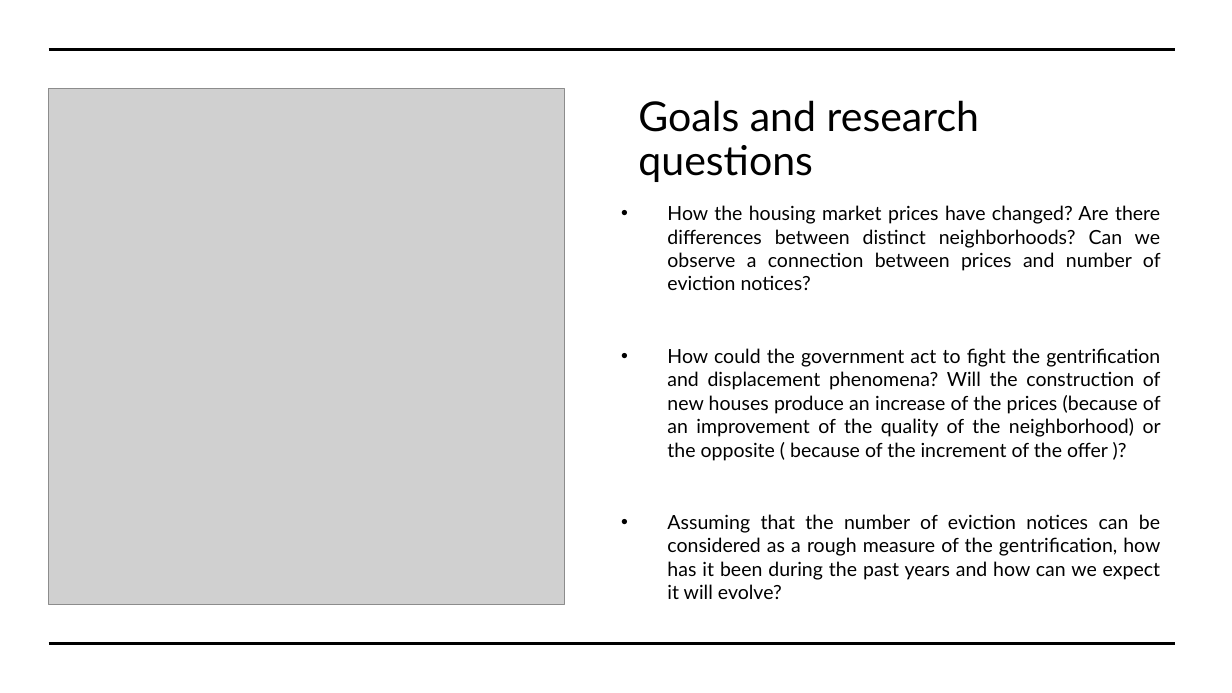
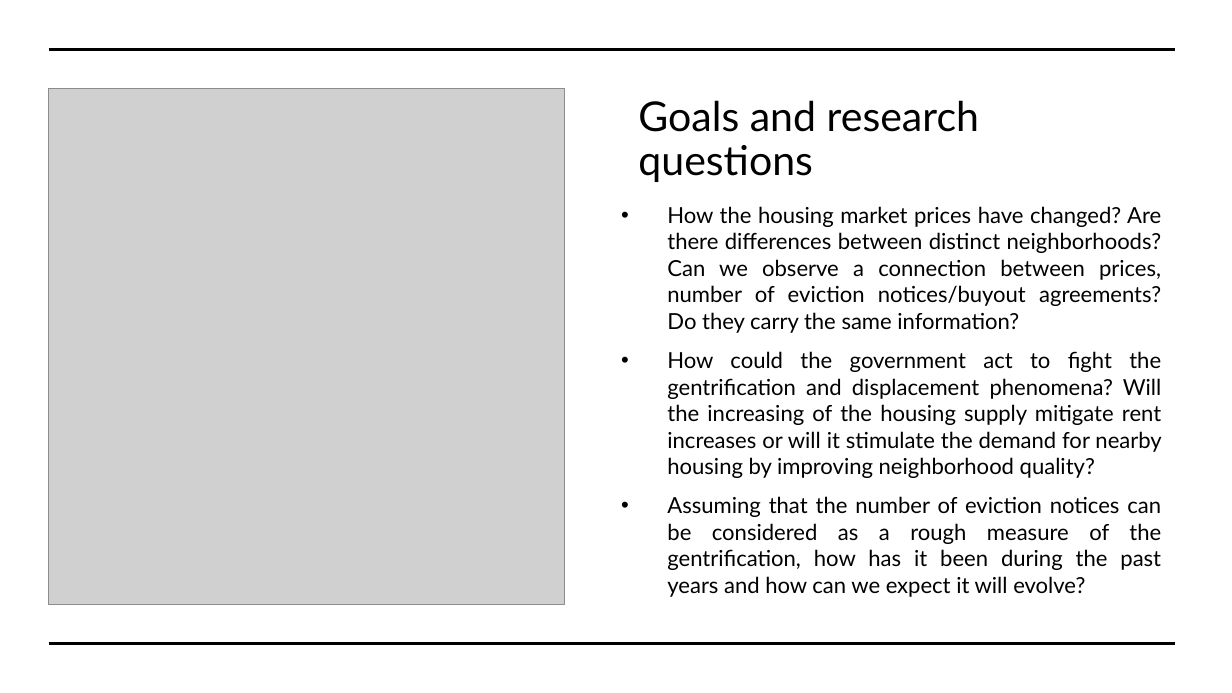
Before and after one commit to pietrobogani/SF-houses, a slide deck: slide 3 of ppt_parziale.pptx. Drawn at 1232x693 pixels with LibreOffice and Linux fonts; fonts in the diff are those of the drawing; grey boxes stand for pictures. Boxes give left, top, right and bottom in pixels: in the first picture for what was removed or moved away, otherwise in the second. Text is boxed around its words. In the diff, an @@ line names an element or a change of style, - is before the commit and + after.

```diff
--- a/ppt_parziale.pptx
+++ b/ppt_parziale.pptx
@@ subtitle at (667, 206, 1162, 478): text changed; size 15.2 to 17.2 pt @@
-• How the housing market prices have changed? Are there differences between distinct neighborhoods? Can we observe a connection between prices and number of eviction notices?
-• How could the government act to fight the gentrification and displacement phenomena? Will the construction of new houses produce an increase of the prices (because of an improvement of the quality of the neighborhood) or the opposite ( because of the increment of the offer )?
+• How the housing market prices have changed? Are there differences between distinct neighborhoods? Can we observe a connection between prices, number of eviction notices/buyout agreements? Do they carry the same information?
+• How could the government act to fight the gentrification and displacement phenomena? Will the increasing of the housing supply mitigate rent increases or will it stimulate the demand for nearby housing by improving neighborhood quality?
@@ subtitle at (667, 496, 1161, 597): size 15.2 to 17.2 pt in "Assuming that the number of eviction notices ..." @@
```
Also in this commit, not shown: 2 other slides changed, 1 slide added.
